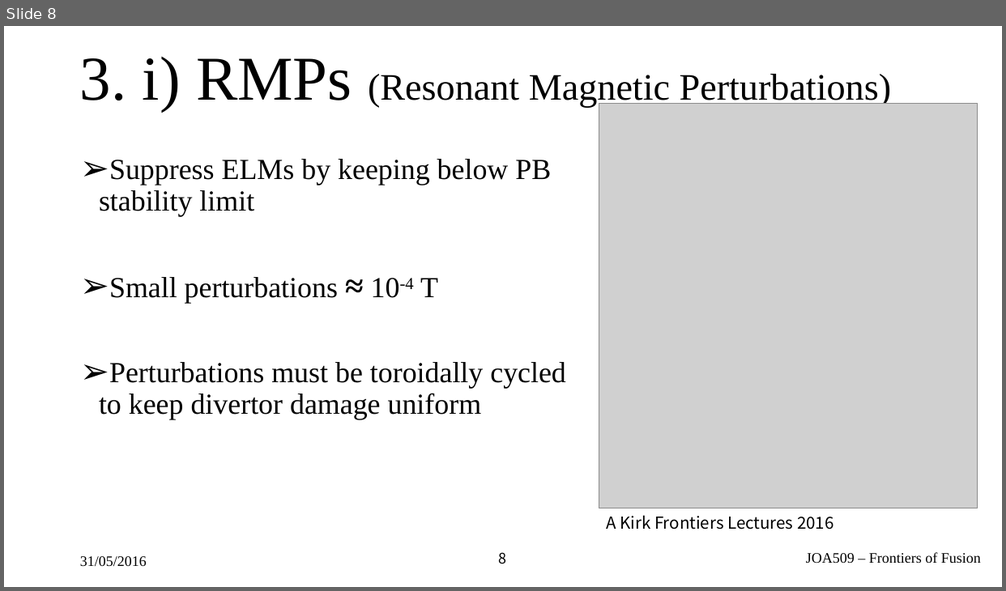
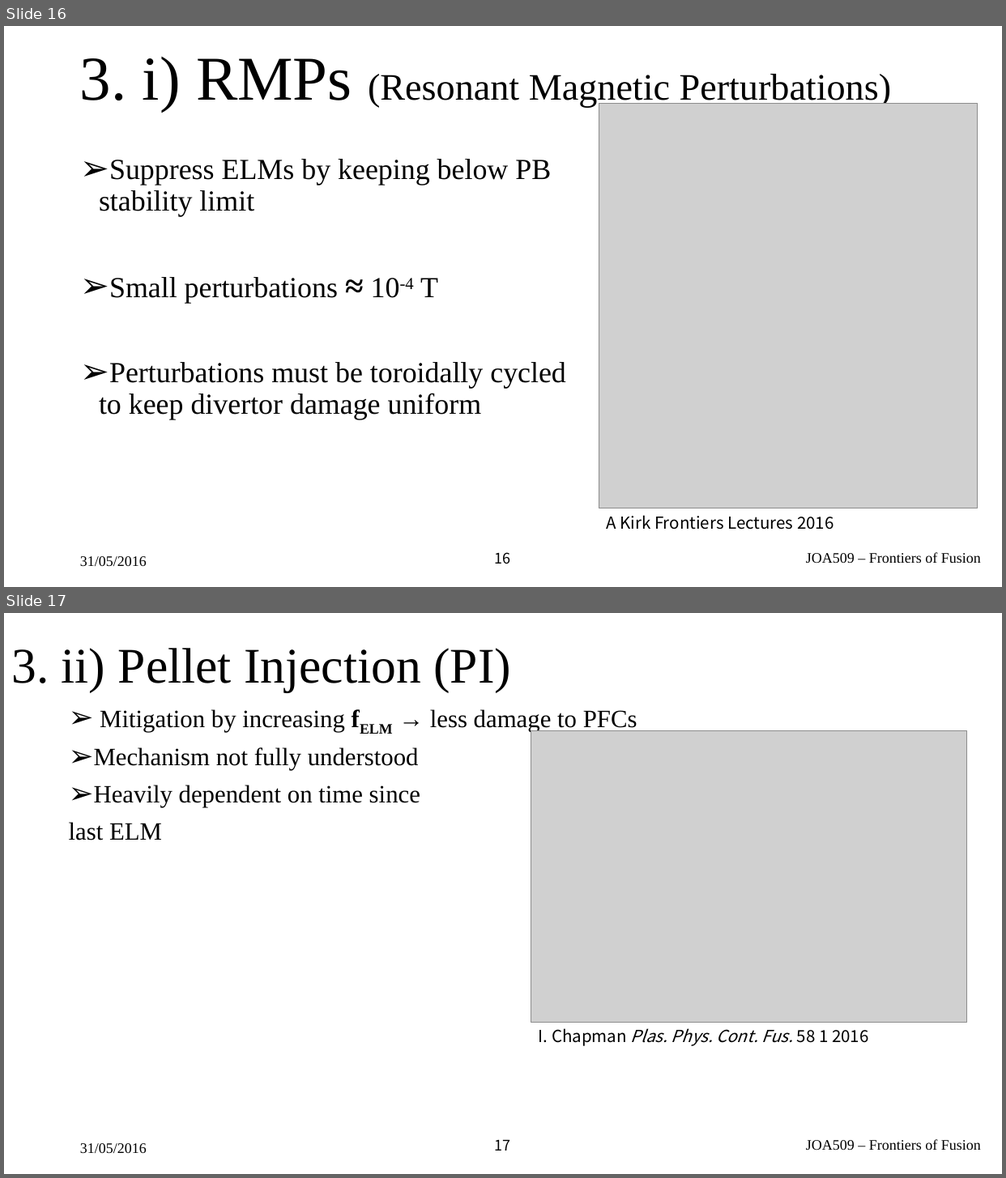
Before and after one commit to airdas/FFessay, a slide deck: Presentation/elmz_edit.pptx. Shown one above the other, each under a label of ours: slide 8 before the commit, slides 16 and 17 after it. The pictures are 1006x591 and 1006x1178 pixels, drawn with LibreOffice and Linux fonts; fonts in the diff are those of the drawing; grey boxes stand for pictures; background and template pictures are left out. Boxes give left, top, right and bottom in pixels: in the first picture for what was removed or moved away, otherwise in the second. Text is boxed around its words. In the diff, an @@ line names an element or a change of style, - is before the commit and + after.

```diff
--- a/Presentation/elmz_edit.pptx
+++ b/Presentation/elmz_edit.pptx
@@ slide 17 added at [4, 613, 1002, 1174], background picture (left out) @@
@@ title added at [11, 648, 511, 692], 48 pt, text #000000 @@
+3. ii) Pellet Injection (PI)
@@ text added at [69, 709, 637, 841], 24 pt, text #000000 @@
+➢ Mitigation by increasing fELM → less damage to PFCs
+➢ Mechanism not fully understood
+➢ Heavily dependent on time since
+last ELM
@@ picture added at [531, 731, 966, 1023] @@
@@ text added at [539, 1029, 869, 1046], 16 pt, text #000000, italic @@
+I. Chapman Plas. Phys. Cont. Fus. 58 1 2016
@@ text added at [80, 1144, 147, 1153], 14 pt, text #000000 @@
+31/05/2016
@@ page number added at [495, 1139, 511, 1151], 14 pt, text #000000 @@
+17
@@ text added at [806, 1139, 981, 1150], 14 pt, text #000000 @@
+JOA509 – Frontiers of Fusion
@@ what was slide 8 is now slide 16 @@
@@ page number at [495, 552, 511, 565]: text changed @@
-8
+16
```
Also in this commit, not shown: 2 slides changed, 8 other slides added, 1 other file.
